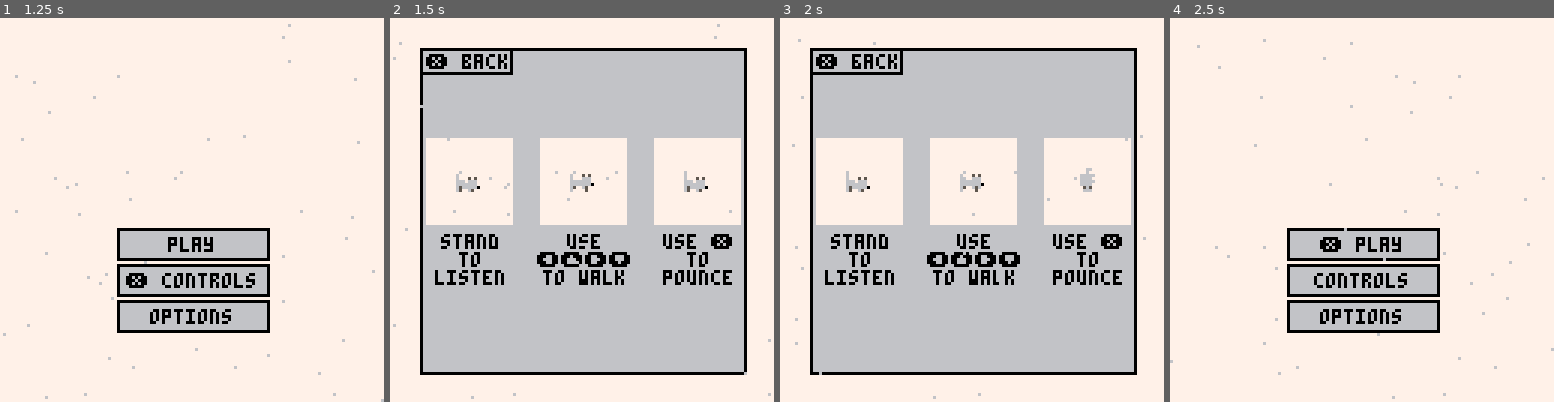
Above: before the commit, frames 1-4 (left to right).
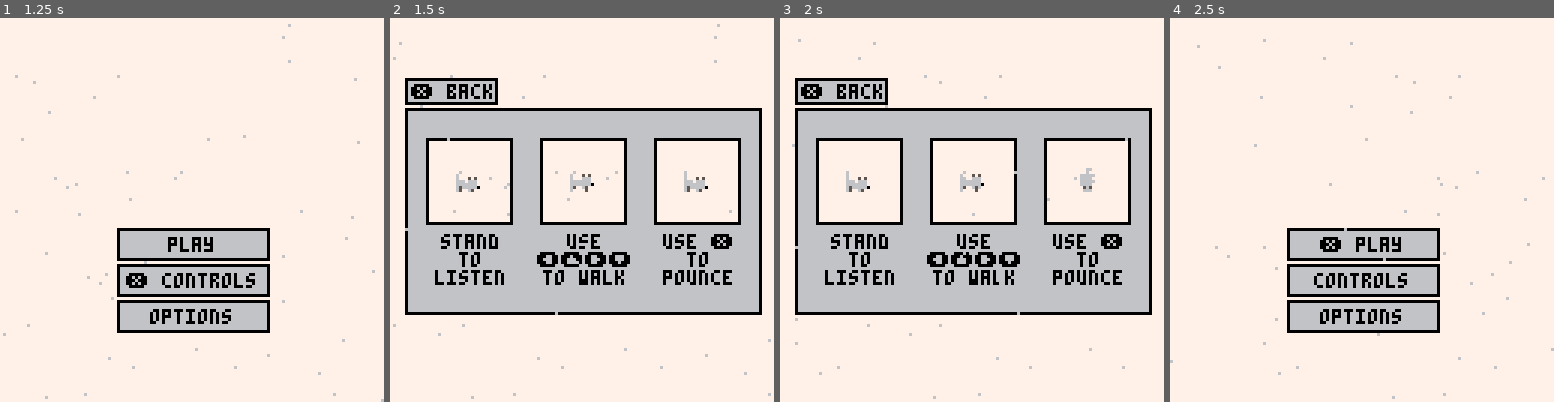
Above: after the commit, the same moments.

Repository: Ori-Rowan/pounce
Game: PICO-8 cartridge pounce.p8
Two runs of this game, one before a commit and one after it. Both use one fixed random seed, a clock stepped at 60 frames per second and the inputs below.
Inputs:
- Up to frame 1 (1.25 s): tap O (Z key) at 0.33, 1.07 s; tap Down at 0.7 s
- Up to frame 2 (1.5 s): tap X (X key) at 1.43 s
- Up to frame 3 (2 s): hold Up from 1.97 s (still down)
- Up to frame 4 (2.5 s): keep holding Up; tap X (X key) at 2.07 s; tap O (Z key) at 2.22 s

Frame 1 is identical in both runs. In frame 2, 34% of the frame differs, in the area x 3-97%, y 7-93%; in frame 3, 34%; in frame 4, nothing differs.

Commit message:
small menu chages

Diff:
--- a/src/scenes/menu_scene.lua
+++ b/src/scenes/menu_scene.lua
@@ -48,6 +48,7 @@
 
 function MenuScene:main_update()
     -- pointer
+    local l_pointer = self.pointer
     if btnp(2) then
         self.pointer-=1
     end
@@ -55,9 +56,14 @@
         self.pointer+=1
     end
     self.pointer = mid(1,self.pointer,3)
+    if l_pointer != self.pointer then
+        sfx(3)
+    end
+
 
     -- btn press
     if btnp(5) then
+        sfx(4)
         if self.pointer==1 then
             log('Enter GameScene')
             SceneManager:enter_scene(GameScene)
@@ -95,25 +101,30 @@
     end)
 
     if btnp(5) then
+        sfx(4)
         self.state=MENU_SCENE_STATE.main
     end
 end
 
 function MenuScene:controls_draw()
-    rectfill(10,10,118,118,6)
-    rect(10,10,118,118,0)
+    rectfill(5,30,123,98,6)
+    rect(5,30,123,98,0)
 
     rectfill(12,40,40,68,7)
+    rect(12,40,40,68,0)
     print_align_center("stand to listen", 12,72,30)
 
     rectfill(50,40,78,68,7)
+    rect(50,40,78,68,0)
     print_align_center("use ⬅️⬆️➡️⬇️ to walk", 50, 72, 30)
 
     rectfill(88,40,116,68,7)
+    rect(88,40,116,68,0)
     print_align_center("use ❎ to pounce", 88, 72, 30)
 
-    print("❎ back", 12, 12, 0)
-    rect(10,10,40,18,0)
+    rectfill(5,20,35,28,6)
+    rect(5,20,35,28,0)
+    print("❎ back", 7, 22, 0)
 
     foreach(self.players, function (p)
         p:draw()
@@ -122,17 +133,19 @@
 
 function MenuScene:options_update()
     if btnp(5) then
+        sfx(4)
         self.state=MENU_SCENE_STATE.main
     end
 end
 
 function MenuScene:options_draw()
-    rectfill(10,10,118,118,6)
-    rect(10,10,118,118,0)
+    rectfill(5,30,123,98,6)
+    rect(5,30,123,98,0)
 
 
-    print("❎ back", 12, 12, 0)
-    rect(10,10,40,18,0)
+    rectfill(5,20,35,28,6)
+    rect(5,20,35,28,0)
+    print("❎ back", 7, 22, 0)
 
     print_align_center("to be added", 10, 60, 108)
 
Not shown, changed: 60 lines of the sprite sheet (__gfx__) section of pounce.p8
Not shown, changed: the sound effects (__sfx__) section of pounce.p8
